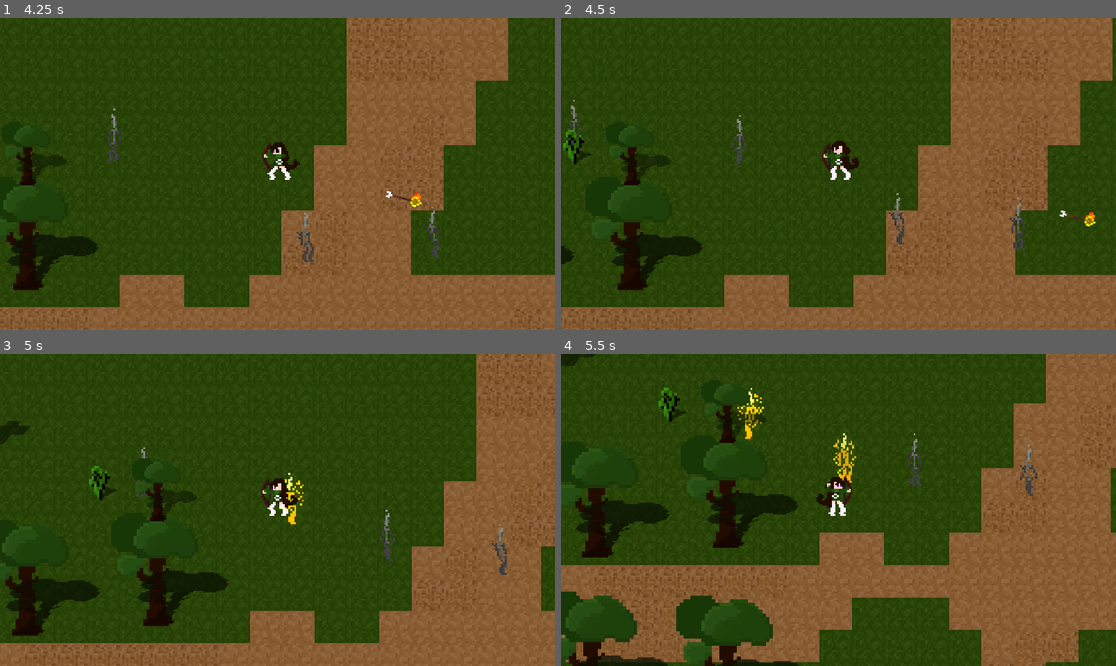
Above: before the commit, frames 1-4 (two rows, left to right).
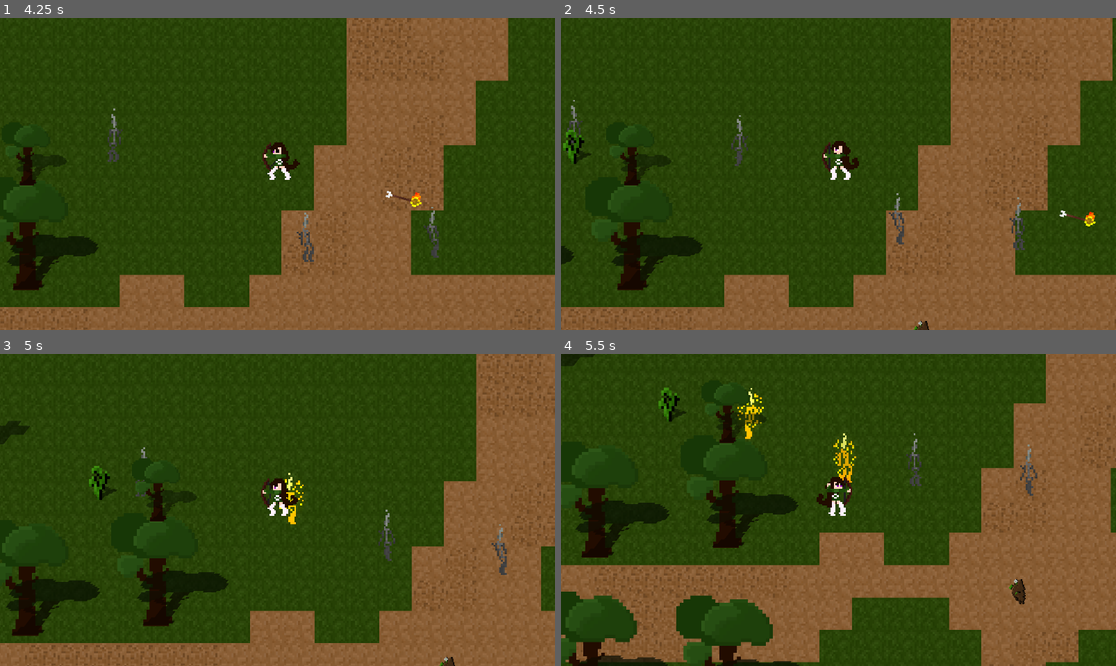
Above: after the commit, the same moments.

Repository: VentsislavPeev/gamejam-2026
Game: Godot game, scene res://src/levels/survivor_game.tscn
Two runs of this game, one before a commit and one after it. Both use one fixed random seed, a clock stepped at 60 frames per second and the inputs below.
Inputs (mouse positions are in pixels of both pictures, inside the frame that each line leads up to):
- Up to frame 1 (4.25 s): tap Enter at 0.5 s; move the mouse to (399, 158) at 0.52 s; hold D (move_right) 0.53-1.28 s; move the mouse to (166, 189) at 1.27 s; hold S (move_down) 1.28-2.03 s; move the mouse to (333, 105) at 2.02 s; hold D (move_right) 2.03-2.78 s; move the mouse to (249, 236) at 2.77 s; hold W (move_up) 2.78-3.53 s; move the mouse to (444, 220) at 3.52 s; hold A (move_left) from 3.53 s (still down)
- Up to frame 2 (4.5 s): keep holding A (move_left); move the mouse to (672, 127) at 4.27 s
- Up to frame 3 (5 s): keep holding A (move_left)
- Up to frame 4 (5.5 s): move the mouse to (866, 510) at 5.02 s; release A (move_left) at 5.03 s; hold S (move_down) from 5.03 s (still down)

Frame 1 is identical in both runs. In frame 2, less than 0.1% of the frame differs, in the area x 63-67%, y 97-100%; in frame 3, less than 0.1%; in frame 4, 0.2%, in the area x 80-84%, y 72-81%.

Commit message:
Drops (#8)
* burning and earth effect

* taking damage

* minor fixes

* added two arrow animations

* mask drops

Diff:
--- a/src/actors/enemy.gd
+++ b/src/actors/enemy.gd
@@ -1,10 +1,13 @@
 extends CharacterBody2D
-
 
 var health = 3
 var dot_active = false;
+var item_scene := preload("res://src/actors/item.tscn")
 @onready var player = get_node("/root/Game/Player")
+@onready var main_scene = get_node("/root/Game")
 @onready var animated_sprite = $AnimatedSprite2D
+
+const DROP_CHANCE: float = 0.1
 
 func _physics_process(delta: float):
 	var direction = global_position.direction_to(player.global_position)
@@ -32,8 +35,19 @@
 
 func take_dmg(amount: int = 1):
 	health -= amount
+	die()
 
+func die():
 	if health == 0:
 		animated_sprite.play('death')
 		await animated_sprite.animation_finished
 		queue_free()
+		if randf() <= DROP_CHANCE:
+			drop_item()
+
+func drop_item():
+	var item = item_scene.instantiate()
+	item.position = position
+	item.item_type = randi_range(0,2)
+	main_scene.add_child(item)
+	item.add_to_group("items")
--- /dev/null
+++ b/src/actors/item.gd
@@ -0,0 +1,20 @@
+extends Area2D
+
+var item_type : int # 0:earth mask, 1:fire mask
+					# 2: lightning mask, 3: buff tocken
+
+var mask_earth = preload("res://assets/sprites/earth_mask.png")
+var mask_fire = preload("res://assets/sprites/fire_mask.png")
+var mask_lightning = preload("res://assets/sprites/lightning_mask.png")
+var textures = [mask_earth, mask_fire, mask_lightning]
+
+func _ready():
+	$Sprite2D.texture = textures[item_type]
+
+func _on_body_entered(body):
+	if item_type == 0:
+		body.on_item_pickup()
+	elif item_type == 1:
+		pass
+	elif item_type == 2:
+		pass
--- /dev/null
+++ b/src/actors/item.tscn
@@ -0,0 +1,16 @@
+[gd_scene format=3 uid="uid://454uqca11mer"]
+
+[ext_resource type="Script" uid="uid://cptoo6cjyw0t1" path="res://src/actors/item.gd" id="1_672s0"]
+
+[sub_resource type="CircleShape2D" id="CircleShape2D_ll3t4"]
+
+[node name="Item" type="Area2D" unique_id=584228288]
+script = ExtResource("1_672s0")
+
+[node name="Sprite2D" type="Sprite2D" parent="." unique_id=1265217392]
+scale = Vector2(3, 3)
+
+[node name="CollisionShape2D" type="CollisionShape2D" parent="." unique_id=182161759]
+shape = SubResource("CircleShape2D_ll3t4")
+
+[connection signal="body_entered" from="." to="." method="_on_body_entered"]
--- a/src/actors/player.gd
+++ b/src/actors/player.gd
@@ -28,3 +28,11 @@
 func keep_max_health():
 	if health > 100:
 		health = 100
+
+func on_item_pickup():
+	$ItemDuration.start()
+	# make the buffs, change speed, make speed constant in the
+	# player script for easier change, add defense, etc
+
+func _on_item_duration_timeout() -> void:
+	pass # remove buffs
--- a/src/actors/player.tscn
+++ b/src/actors/player.tscn
@@ -8,6 +8,91 @@
 [sub_resource type="AtlasTexture" id="AtlasTexture_l3h4q"]
 atlas = ExtResource("2_xk21n")
 region = Rect2(0, 0, 32, 32)
+
+[sub_resource type="AtlasTexture" id="AtlasTexture_urqtb"]
+atlas = ExtResource("2_xk21n")
+region = Rect2(0, 32, 32, 32)
+
+[sub_resource type="AtlasTexture" id="AtlasTexture_wqefw"]
+atlas = ExtResource("2_xk21n")
+region = Rect2(0, 64, 32, 32)
+
+[sub_resource type="AtlasTexture" id="AtlasTexture_8bs0b"]
+atlas = ExtResource("2_xk21n")
+region = Rect2(0, 96, 32, 32)
+
+[sub_resource type="AtlasTexture" id="AtlasTexture_uticr"]
+atlas = ExtResource("2_xk21n")
+region = Rect2(0, 128, 32, 32)
+
+[sub_resource type="AtlasTexture" id="AtlasTexture_qnob4"]
+atlas = ExtResource("2_xk21n")
+region = Rect2(0, 160, 32, 32)
+
+[sub_resource type="AtlasTexture" id="AtlasTexture_xk21n"]
+atlas = ExtResource("2_foe4e")
+region = Rect2(0, 0, 32, 32)
+
+[sub_resource type="AtlasTexture" id="AtlasTexture_1oxso"]
+atlas = ExtResource("2_foe4e")
+region = Rect2(0, 32, 32, 32)
+
+[sub_resource type="AtlasTexture" id="AtlasTexture_1e0ww"]
+atlas = ExtResource("2_foe4e")
+region = Rect2(0, 64, 32, 32)
+
+[sub_resource type="AtlasTexture" id="AtlasTexture_d8py6"]
+atlas = ExtResource("2_foe4e")
+region = Rect2(0, 96, 32, 32)
+
+[sub_resource type="SpriteFrames" id="SpriteFrames_l3h4q"]
+animations = [{
+"frames": [{
+"duration": 1.0,
+"texture": SubResource("AtlasTexture_l3h4q")
+}, {
+"duration": 1.0,
+"texture": SubResource("AtlasTexture_urqtb")
+}, {
+"duration": 1.0,
+"texture": SubResource("AtlasTexture_wqefw")
+}, {
+"duration": 1.0,
+"texture": SubResource("AtlasTexture_8bs0b")
+}, {
+"duration": 1.0,
+"texture": SubResource("AtlasTexture_uticr")
+}, {
+"duration": 1.0,
+"texture": SubResource("AtlasTexture_qnob4")
+}],
+"loop": true,
+"name": &"shoot",
+"speed": 15.0
+}, {
+"frames": [{
+"duration": 1.0,
+"texture": SubResource("AtlasTexture_xk21n")
+}, {
+"duration": 1.0,
+"texture": SubResource("AtlasTexture_1oxso")
+}, {
+"duration": 1.0,
+"texture": SubResource("AtlasTexture_1e0ww")
+}, {
+"duration": 1.0,
+"texture": SubResource("AtlasTexture_d8py6")
+}],
+"loop": true,
+"name": &"walk",
+"speed": 8.0
+}]
+
+[sub_resource type="CircleShape2D" id="CircleShape2D_urqtb"]
+radius = 31.0
+
+[sub_resource type="CircleShape2D" id="CircleShape2D_foe4e"]
+radius = 34.0147
 
 [sub_resource type="AtlasTexture" id="AtlasTexture_urqtb"]
 atlas = ExtResource("2_xk21n")
@@ -124,3 +209,7 @@
 position = Vector2(6, -34)
 shape = SubResource("CircleShape2D_foe4e")
 debug_color = Color(0.9969434, 0, 0.18584156, 0.41960785)
+
+[node name="ItemDuration" type="Timer" parent="." unique_id=1578621819]
+
+[connection signal="timeout" from="ItemDuration" to="." method="_on_item_duration_timeout"]
Binary file added: assets/sprites/earth_mask.png
Not shown, added: assets/sprites/earth_mask.png.import
Binary file added: assets/sprites/fire_mask.png
Not shown, added: assets/sprites/fire_mask.png.import
Binary file added: assets/sprites/lightning_mask.png
Not shown, added: assets/sprites/lightning_mask.png.import
Not shown, added: src/actors/item.gd.uid
